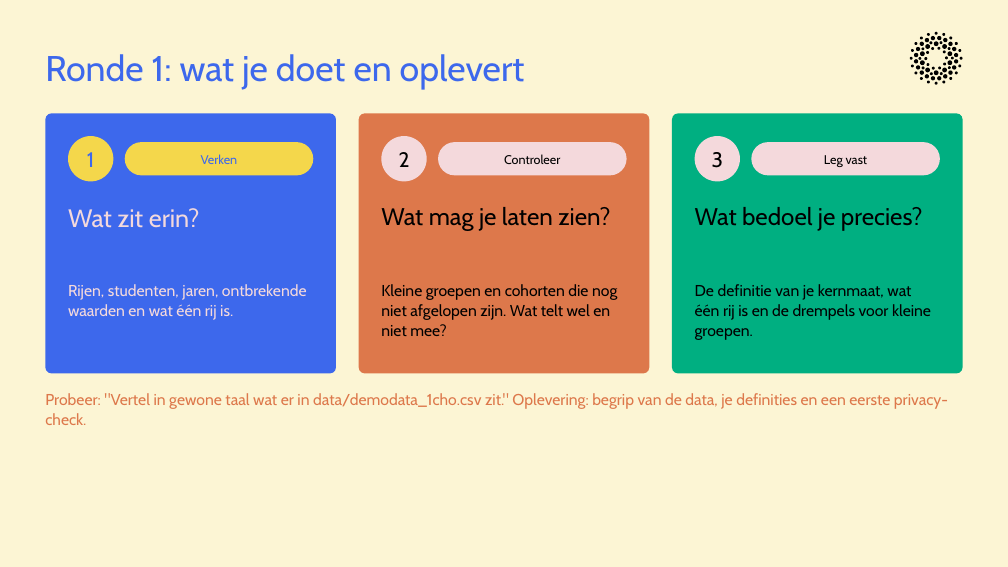
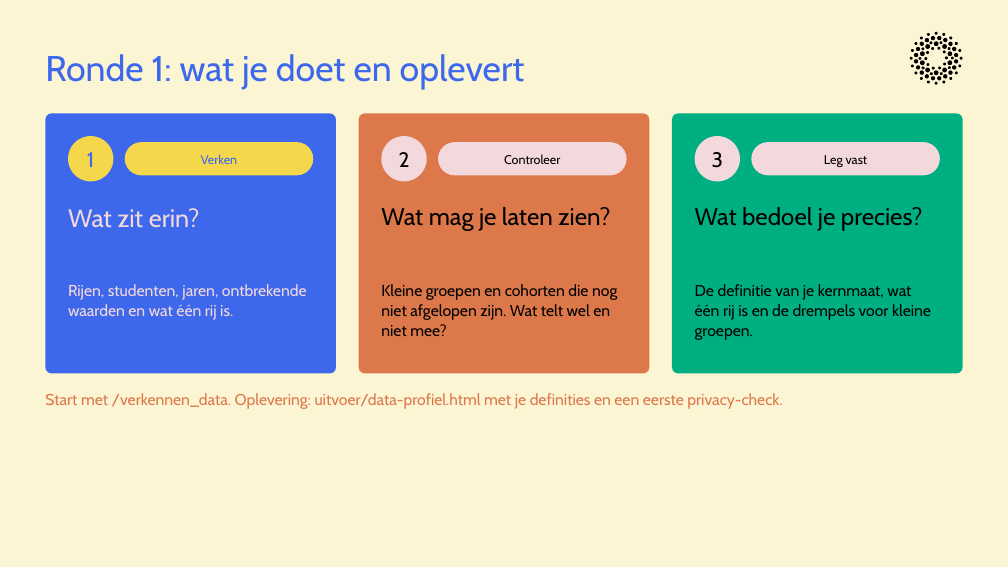
Before and after one commit to cedanl/clidev-presentaties, a slide deck: slide 20 of exports/261005_workshop_rad_uitvoering.pptx. Drawn at 1008x567 pixels with LibreOffice and Linux fonts; fonts in the diff are those of the drawing. Boxes give left, top, right and bottom in pixels: in the first picture for what was removed or moved away, otherwise in the second. Text is boxed around its words. In the diff, an @@ line names an element or a change of style, - is before the commit and + after.

```diff
--- a/exports/261005_workshop_rad_uitvoering.pptx
+++ b/exports/261005_workshop_rad_uitvoering.pptx
@@ text at bbox=[45, 393, 782, 409]: text changed @@
-Probeer: "Vertel in gewone taal wat er in data/demodata_1cho.csv zit." Oplevering: begrip van de data, je definities en een eerste privacy-check.
+Start met /verkennen_data. Oplevering: uitvoer/data-profiel.html met je definities en een eerste privacy-check.
```
Also in this commit, not shown: 12 other slides changed, 1 other file.
